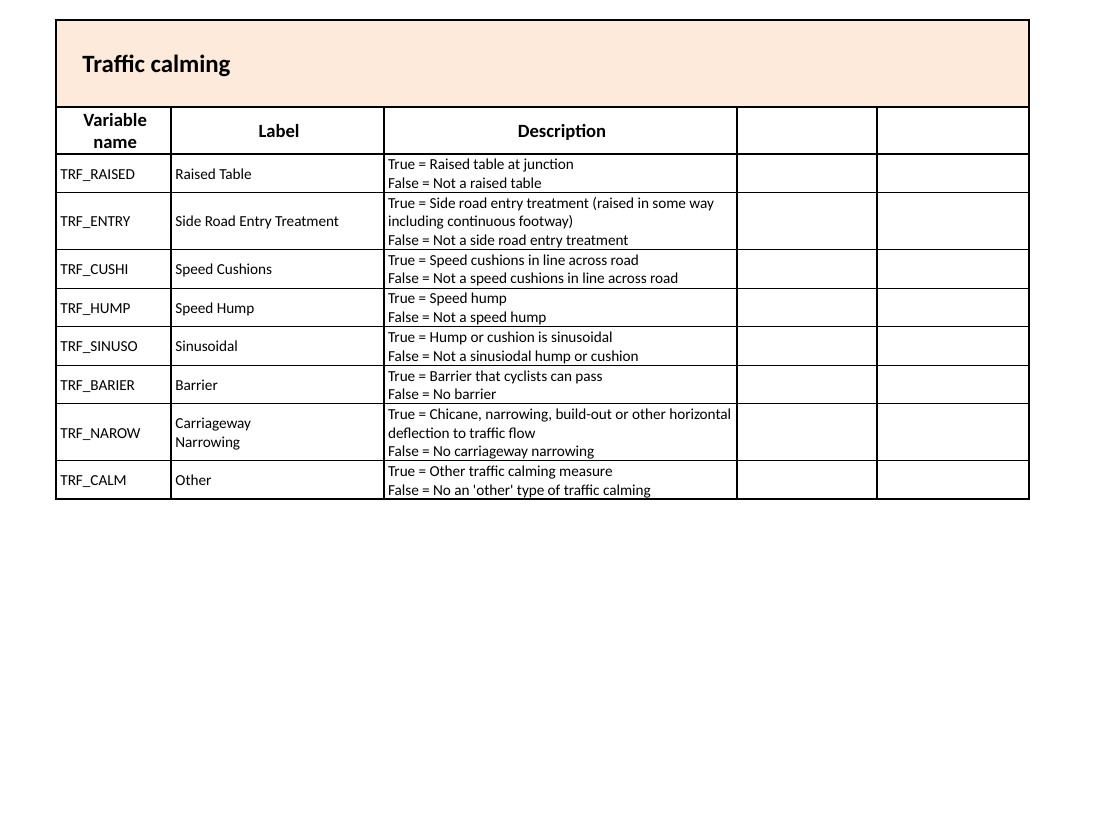
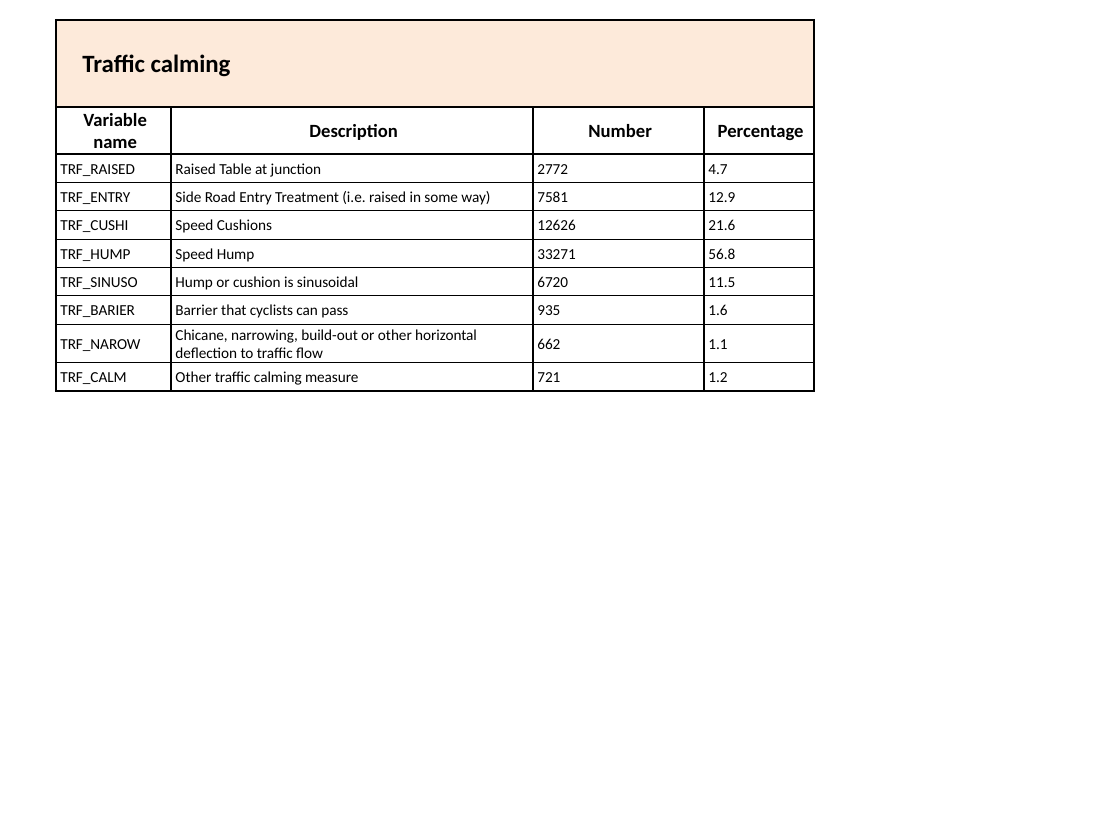
Before and after one commit to PublicHealthDataGeek/Diss, a slide deck: slide 21 of Results tables.pptx. Drawn at 1120x840 pixels with LibreOffice and Linux fonts; fonts in the diff are those of the drawing. Boxes give left, top, right and bottom in pixels: in the first picture for what was removed or moved away, otherwise in the second. Text is boxed around its words. In the diff, an @@ line names an element or a change of style, - is before the commit and + after.

```diff
--- a/Results tables.pptx
+++ b/Results tables.pptx
@@ table at <box>56,20,814,390</box> @@
-column 2:  | Label | Raised Table | Side Road Entry Treatment | Speed Cushions | Speed Hump | Sinusoidal | Barrier | Carriageway / Narrowing | Other
-column 3:  | Description | True = Raised table at junction False = Not a raised table | True = Side road entry treatment (raised in some way including continuous footway) False = Not a side road entry treatment | True = Speed cushions in line across road False = Not a speed cushions in line across road | True = Speed hump False = Not a speed hump | True = Hump or cushion is sinusoidal False = Not a sinusiodal hump or cushion | True = Barrier that cyclists can pass False = No barrier | True = Chicane, narrowing, build-out or other horizontal deflection to traffic flow False = No carriageway narrowing | True = Other traffic calming measure False = No an 'other' type of traffic calming
-column 4:  |  |  |  |  |  |  |  |  | 
-column 5:  |  |  |  |  |  |  |  |  | 
+column 2:  | Description | Raised Table at junction | Side Road Entry Treatment (i.e. raised in some way) | Speed Cushions | Speed Hump | Hump or cushion is sinusoidal | Barrier that cyclists can pass | Chicane, narrowing, build-out or other horizontal deflection to traffic flow | Other traffic calming measure
+column 3:  | Number | 2772 | 7581 | 12626 | 33271 | 6720 | 935 | 662 | 721
+column 4:  | Percentage | 4.7 | 12.9 | 21.6 | 56.8 | 11.5 | 1.6 | 1.1 | 1.2
@@ table: place and size @@
-table at <box>56,20,1029,504</box>
+table at <box>56,20,814,390</box>
```
Also in this commit, not shown: 8 other files.
